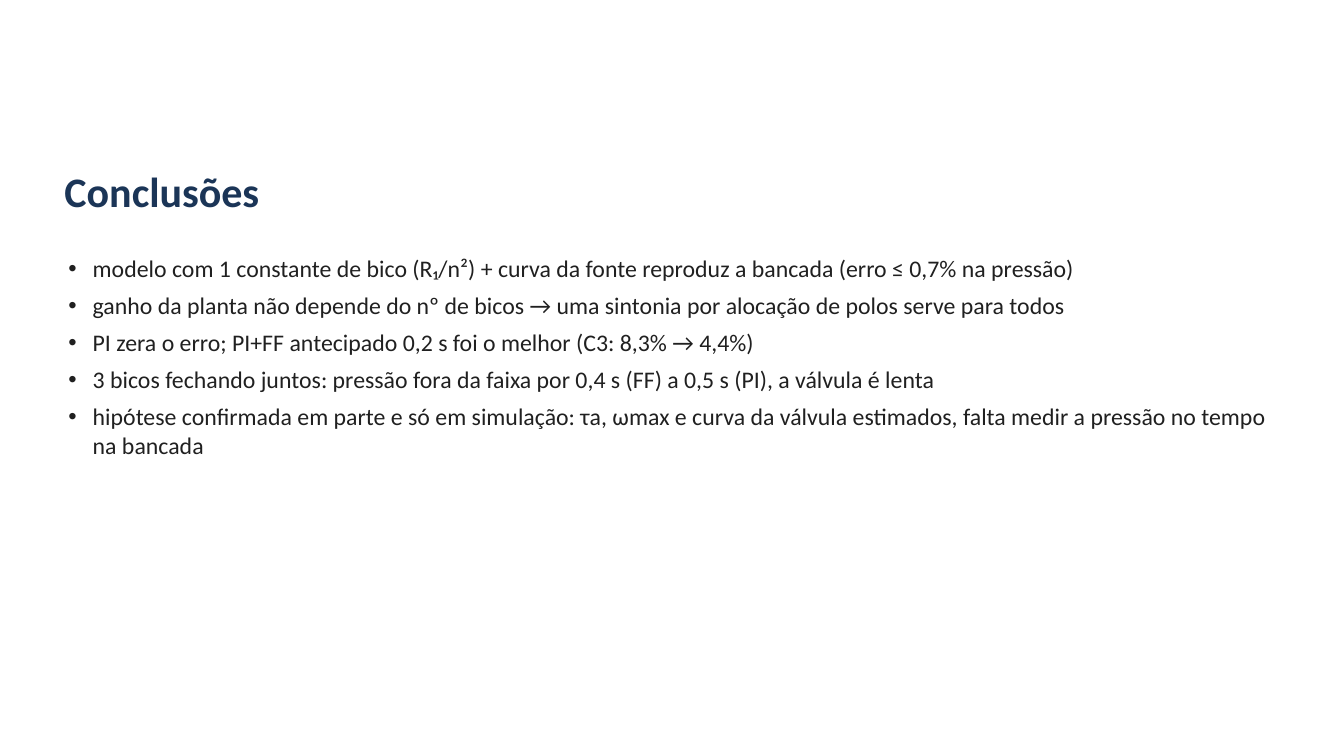
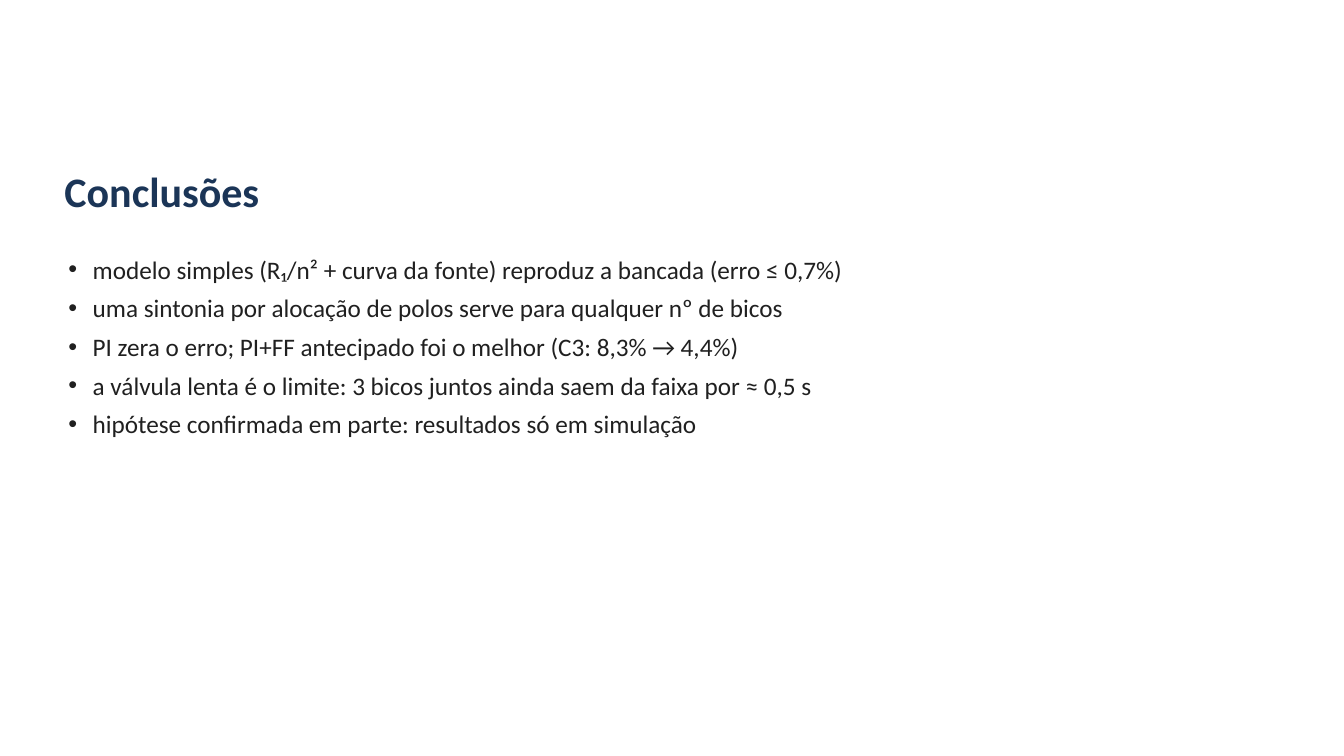
Before and after one commit to alexteroltismart/tcc, a slide deck: slide 25 of docs/Apresentacao_Banca_TCC_v25.pptx (slide 27 before the commit). Drawn at 1344x756 pixels with LibreOffice and Linux fonts; fonts in the diff are those of the drawing; background and template pictures are left out. Boxes give left, top, right and bottom in pixels: in the first picture for what was removed or moved away, otherwise in the second. Text is boxed around its words. In the diff, an @@ line names an element or a change of style, - is before the commit and + after.

```diff
--- a/docs/Apresentacao_Banca_TCC_v25.pptx
+++ b/docs/Apresentacao_Banca_TCC_v25.pptx
@@ text at box(93, 259, 841, 438): text changed; size 17 to 18 pt @@
-• modelo com 1 constante de bico (R₁/n²) + curva da fonte reproduz a bancada (erro ≤ 0,7% na pressão)
-• ganho da planta não depende do nº de bicos → uma sintonia por alocação de polos serve para todos
-• PI zera o erro; PI+FF antecipado 0,2 s foi o melhor (C3: 8,3% → 4,4%)
-• 3 bicos fechando juntos: pressão fora da faixa por 0,4 s (FF) a 0,5 s (PI), a válvula é lenta
-• hipótese confirmada em parte e só em simulação: τa, ωmax e curva da válvula estimados, falta medir a pressão no tempo na bancada
+• modelo simples (R₁/n² + curva da fonte) reproduz a bancada (erro ≤ 0,7%)
+• uma sintonia por alocação de polos serve para qualquer nº de bicos
+• PI zera o erro; PI+FF antecipado foi o melhor (C3: 8,3% → 4,4%)
+• a válvula lenta é o limite: 3 bicos juntos ainda saem da faixa por ≈ 0,5 s
+• hipótese confirmada em parte: resultados só em simulação
```
Also in this commit, not shown: 3 other slides changed, 2 slides removed, 6 other files.
